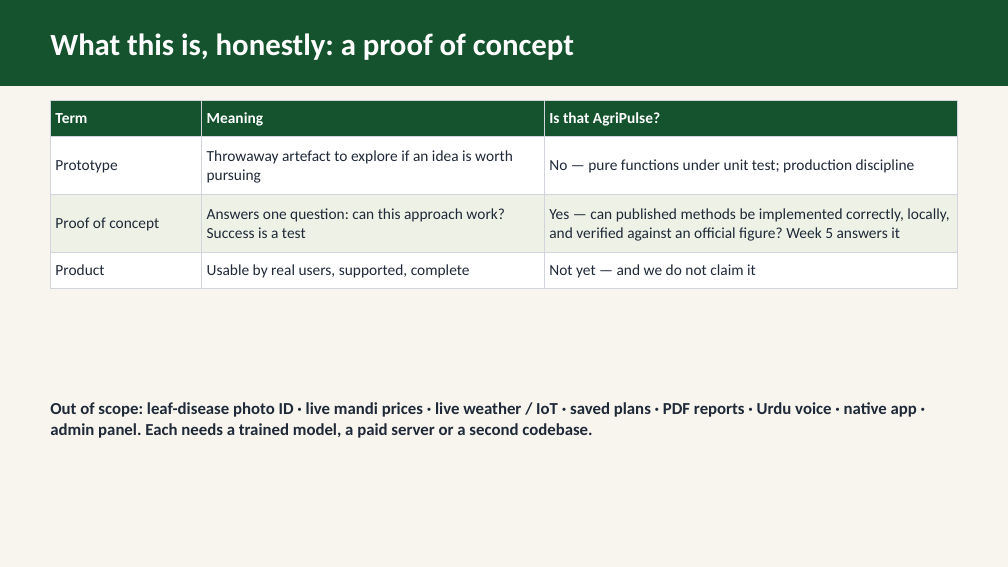
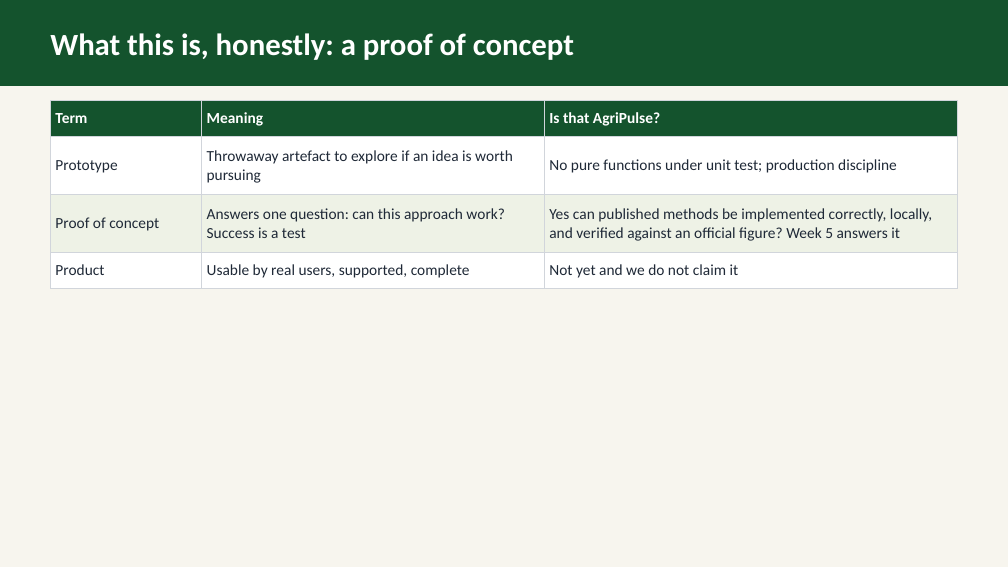
Before and after one commit to abdullahmunir139/my-fyp, a slide deck: slide 12 of deliverables/proposal/ppt/group_2_AgriPulse_Soil-Test_Driven_Farm_Planner.odp (slide 17 before the commit). Drawn at 1008x567 pixels with LibreOffice and Linux fonts; fonts in the diff are those of the drawing. Boxes give left, top, right and bottom in pixels: in the first picture for what was removed or moved away, otherwise in the second. Text is boxed around its words. In the diff, an @@ line names an element or a change of style, - is before the commit and + after.

Commit message:
Add new AgriPulse Soil-Test Driven Farm Planner documents in PDF and ODP formats; update existing files

```diff
--- a/deliverables/proposal/ppt/group_2_AgriPulse_Soil-Test_Driven_Farm_Planner.odp
+++ b/deliverables/proposal/ppt/group_2_AgriPulse_Soil-Test_Driven_Farm_Planner.odp
@@ table at (50, 101, 958, 288) @@
-row 2, column 3: No — pure functions under unit test; production discipline
+row 2, column 3: No pure functions under unit test; production discipline
-row 3, column 3: Yes — can published methods be implemented correctly, locally, and verified against an official figure? Week 5 answers it
+row 3, column 3: Yes can published methods be implemented correctly, locally, and verified against an official figure? Week 5 answers it
-row 4, column 3: Not yet — and we do not claim it
+row 4, column 3: Not yet and we do not claim it
@@ text removed at (50, 402, 917, 438) @@
-Out of scope: leaf-disease photo ID · live mandi prices · live weather / IoT · saved plans · PDF reports · Urdu voice · native app · admin panel. Each needs a trained model, a paid server or a second codebase.
```
Also in this commit, not shown: 6 other slides changed, 2 slides added, 7 slides removed, 4 other files.
